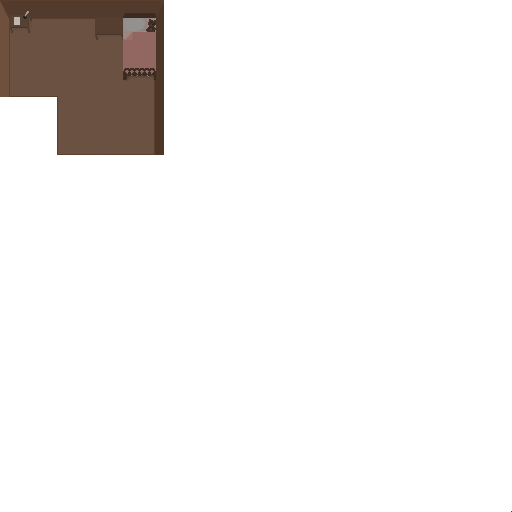
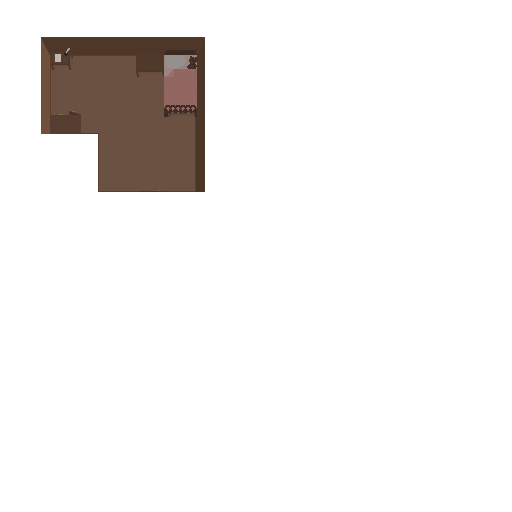
Layered file, before and after one edit (w=512, h=512). Changes by layer:
removed layer "Paint Layer 1" over [64, 128, 128, 192]
removed layer "bed" over [35, 0, 512, 512]
removed layer "bedside_table" over [0, 0, 205, 192]
removed layer "desk" over [0, 0, 76, 155]
removed layer "Background" over [0, 0, 512, 512]
added layer "Paint Layer 2 (pasted)" above "root Merged" over [0, 64, 192, 192]
added layer "root Merged" over [0, 0, 512, 512]
